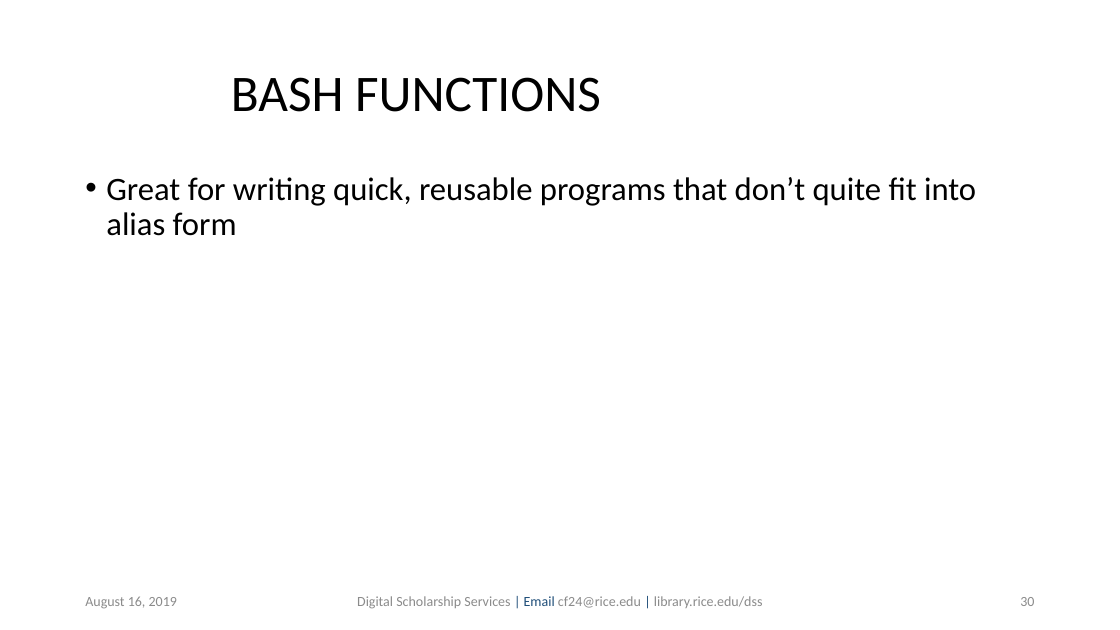
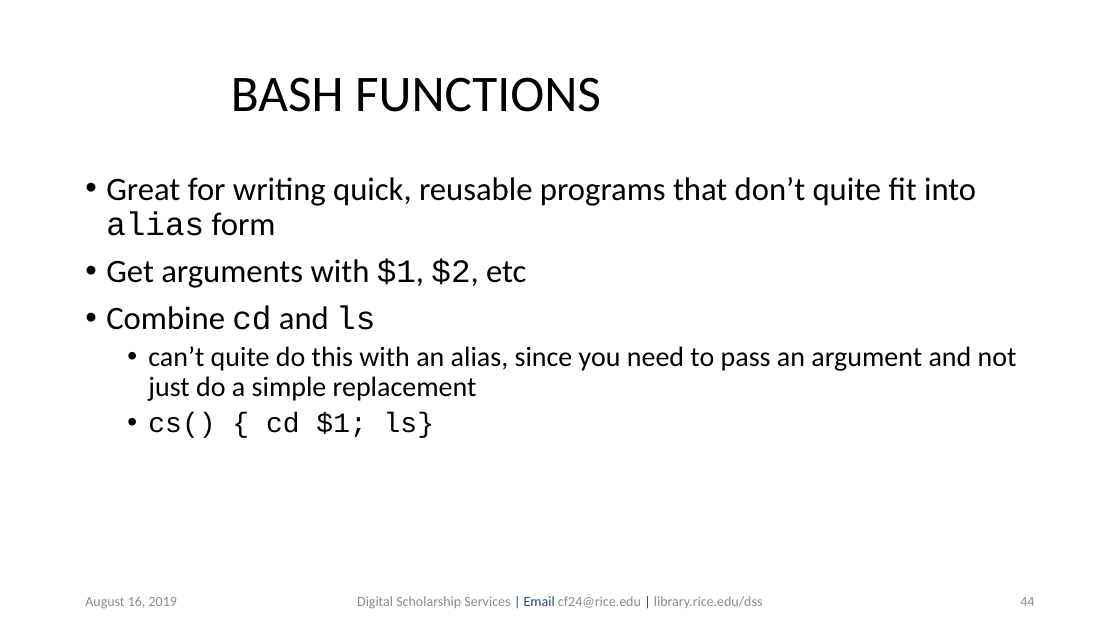
Before and after one commit to bakitybacon/rice-data-and-donuts, a slide deck: slide 44 of bash/Introduction to Bash.pptx (slide 30 before the commit). Drawn at 1120x630 pixels with LibreOffice and Linux fonts; fonts in the diff are those of the drawing; background and template pictures are left out. Boxes give left, top, right and bottom in pixels: in the first picture for what was removed or moved away, otherwise in the second. Text is boxed around its words. In the diff, an @@ line names an element or a change of style, - is before the commit and + after.

```diff
--- a/bash/Introduction to Bash.pptx
+++ b/bash/Introduction to Bash.pptx
@@ text at <box>106,177,976,236</box>: font Calibri to Courier New in "alias" @@
@@ text at <box>106,258,1017,438</box>: paragraphs added @@
+• Get arguments with $1, $2, etc
+• Combine cd and ls
+  • can’t quite do this with an alias, since you need to pass an argument and not just do a simple replacement
+  • cs() { cd $1; ls}
@@ page number at <box>1020,597,1034,606</box>: text changed @@
-30
+44
```
Also in this commit, not shown: 10 other slides changed, 3 slides added, 1 slide removed.
